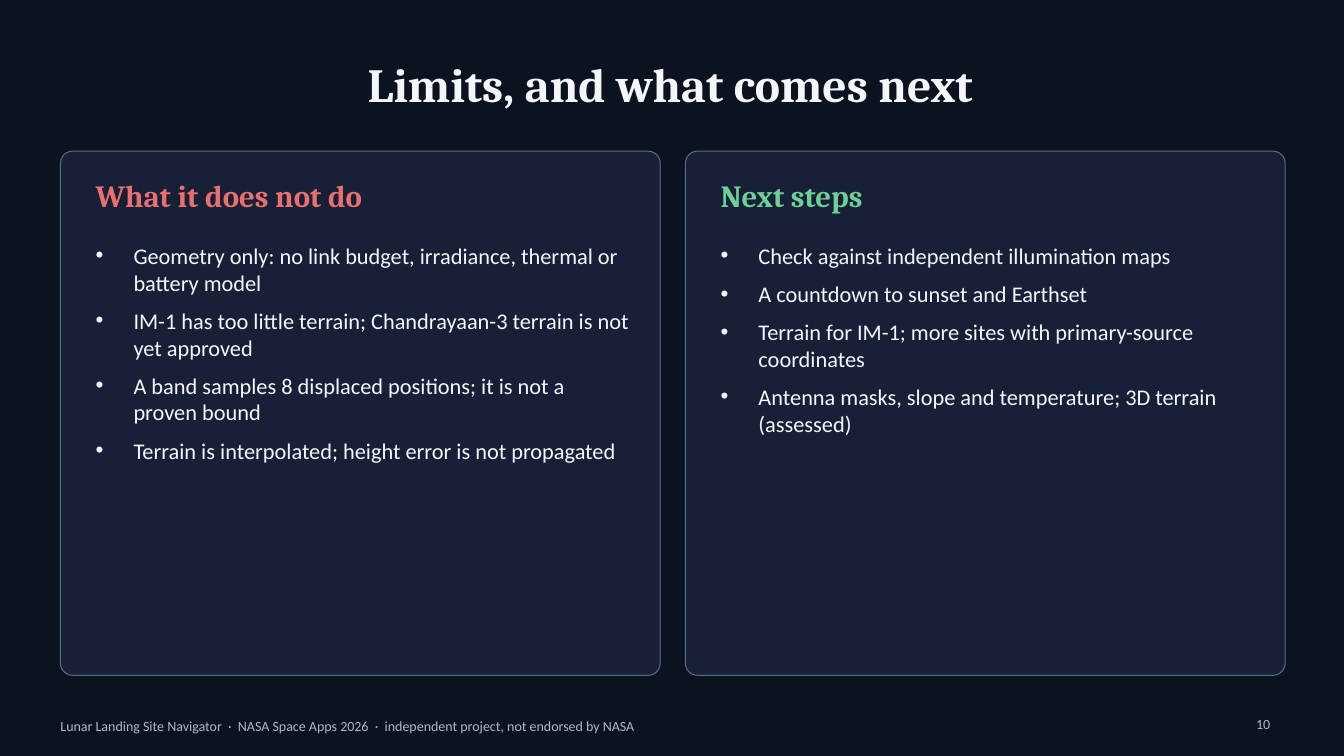
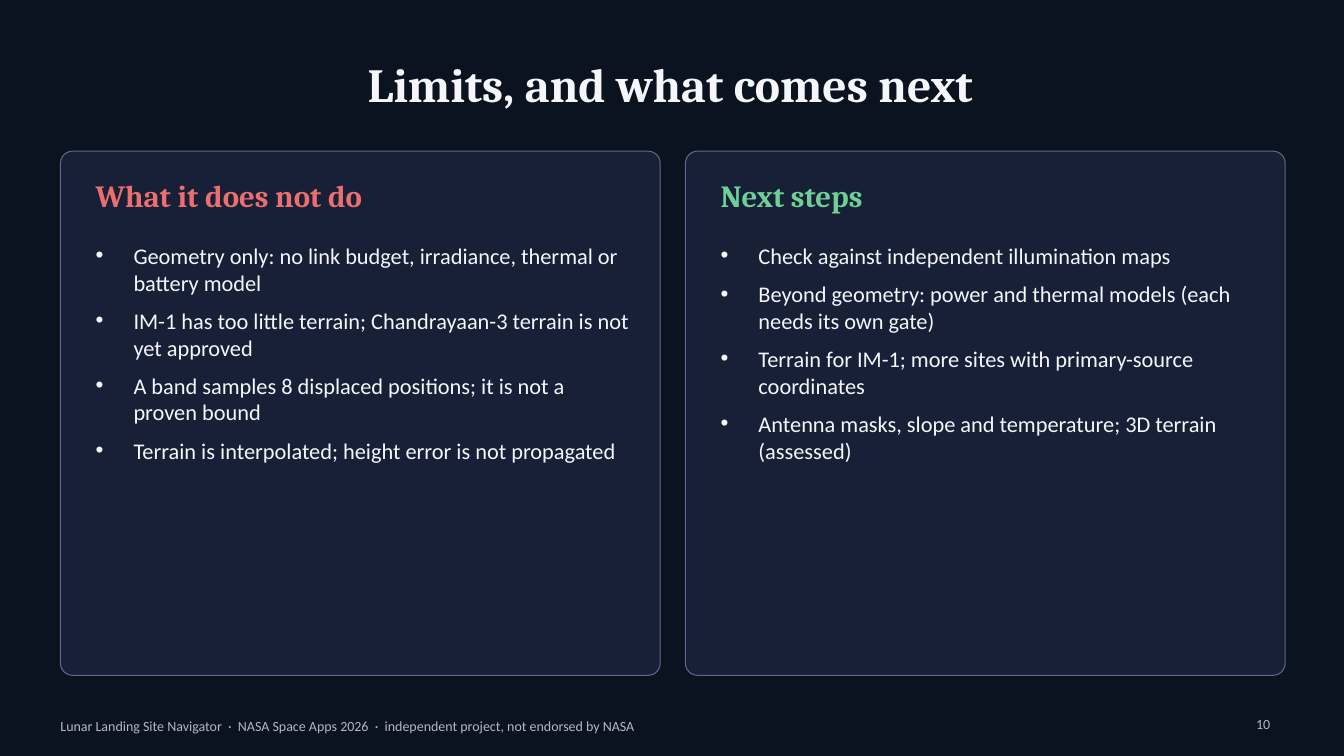
Before and after one commit to Dhinu-2001/NASA-Space-Apps-2026, a slide deck: slide 10 of docs/stage11/presentation/Lunar_Landing_Site_Navigator.pptx. Drawn at 1344x756 pixels with LibreOffice and Linux fonts; fonts in the diff are those of the drawing. Boxes give left, top, right and bottom in pixels: in the first picture for what was removed or moved away, otherwise in the second. Text is boxed around its words. In the diff, an @@ line names an element or a change of style, - is before the commit and + after.

```diff
--- a/docs/stage11/presentation/Lunar_Landing_Site_Navigator.pptx
+++ b/docs/stage11/presentation/Lunar_Landing_Site_Navigator.pptx
@@ text at (x1=758, y1=286, x2=1231, y2=333): text changed @@
-• A countdown to sunset and Earthset
+• Beyond geometry: power and thermal models (each needs its own gate)
```
Also in this commit, not shown: 2 other slides changed, 18 other files.
